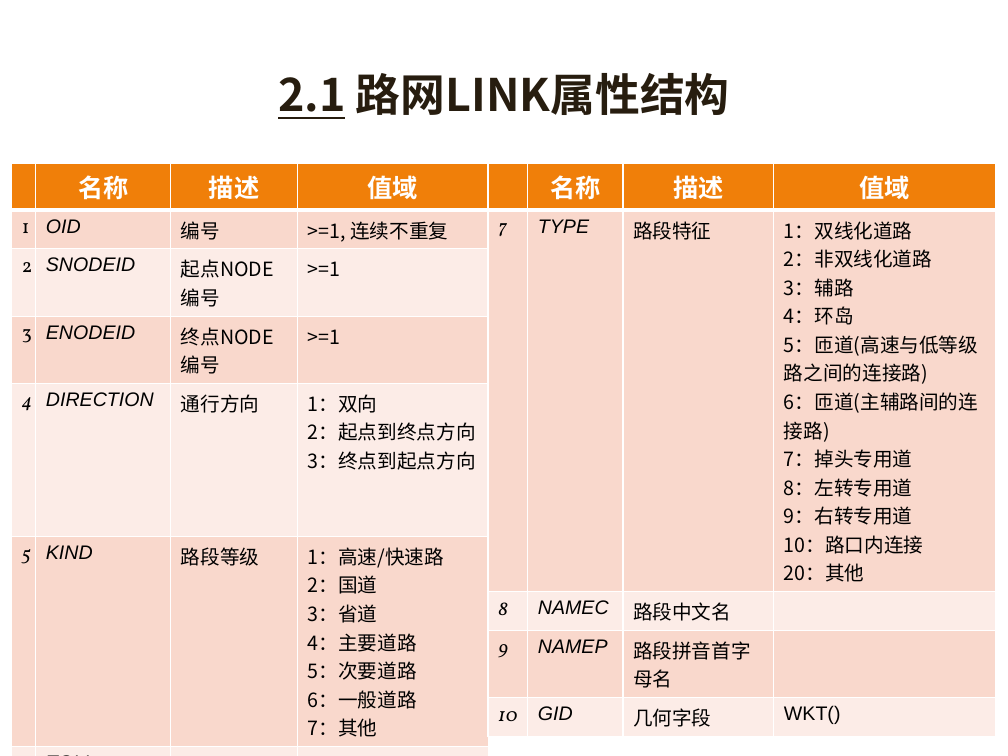
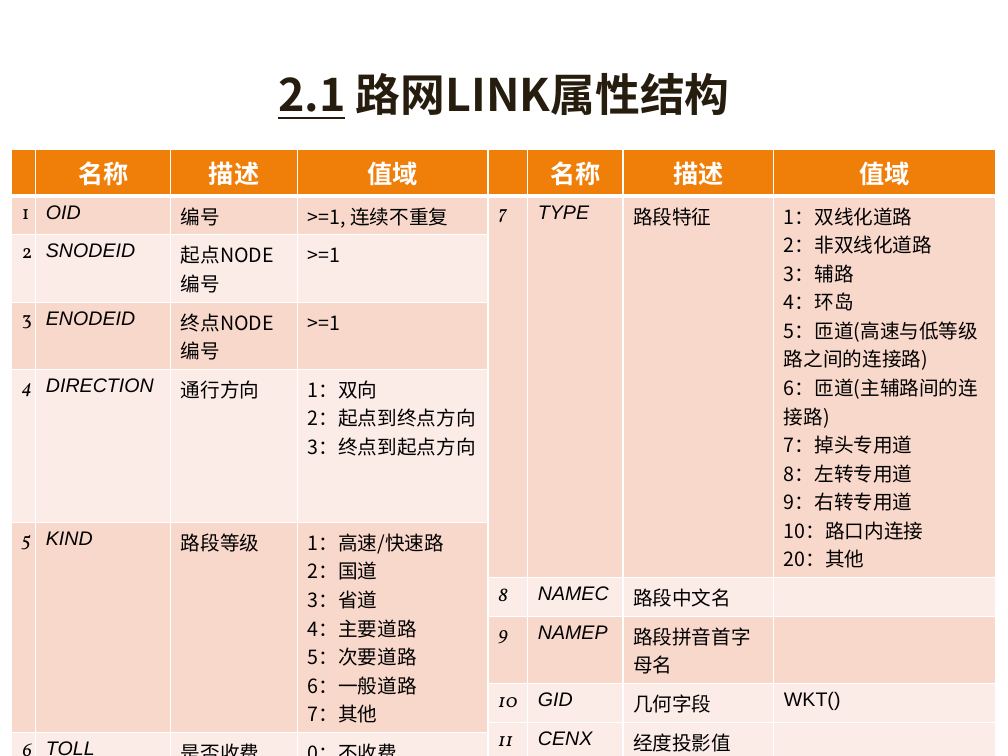
Before and after one commit to giszh86/sse4j, a slide deck: slide 7 of doc/sse4jt.pptx. Drawn at 1008x756 pixels with LibreOffice and Linux fonts; fonts in the diff are those of the drawing; background and template pictures are left out. Boxes give left, top, right and bottom in pixels: in the first picture for what was removed or moved away, otherwise in the second. Text is boxed around its words. In the diff, an @@ line names an element or a change of style, - is before the commit and + after.

```diff
--- a/doc/sse4jt.pptx
+++ b/doc/sse4jt.pptx
@@ table: place and size @@
-table at <box>12,163,489,741</box>
+table at <box>12,149,489,756</box>
@@ table at <box>488,149,995,756</box> @@
+row 6: 11 | CENX | 经度投影值 | 
+row 7: 12 | CENY | 纬度投影值 | 
@@ table: place and size @@
-table at <box>488,163,995,731</box>
+table at <box>488,149,995,756</box>
```
Also in this commit, not shown: 4 other slides changed.
